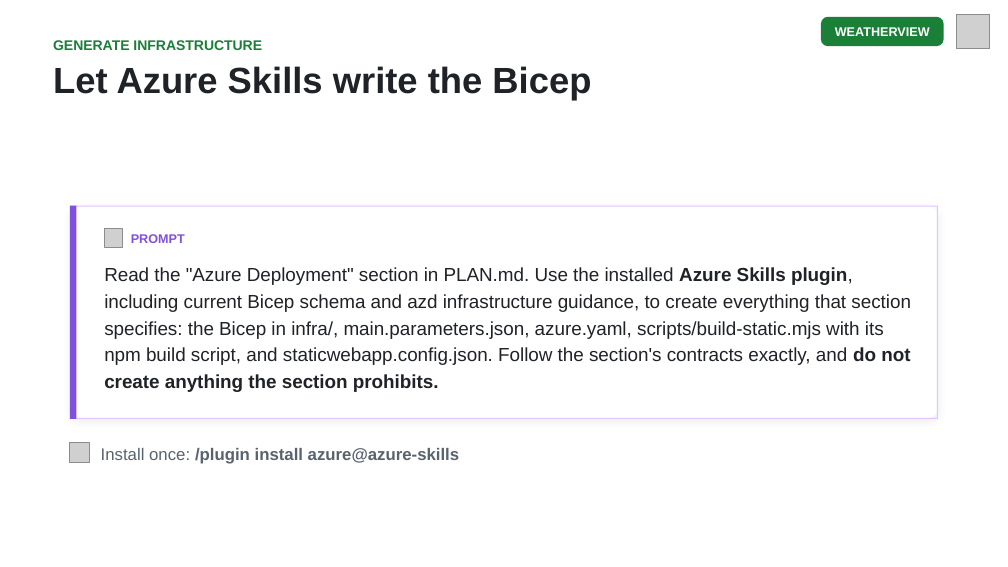
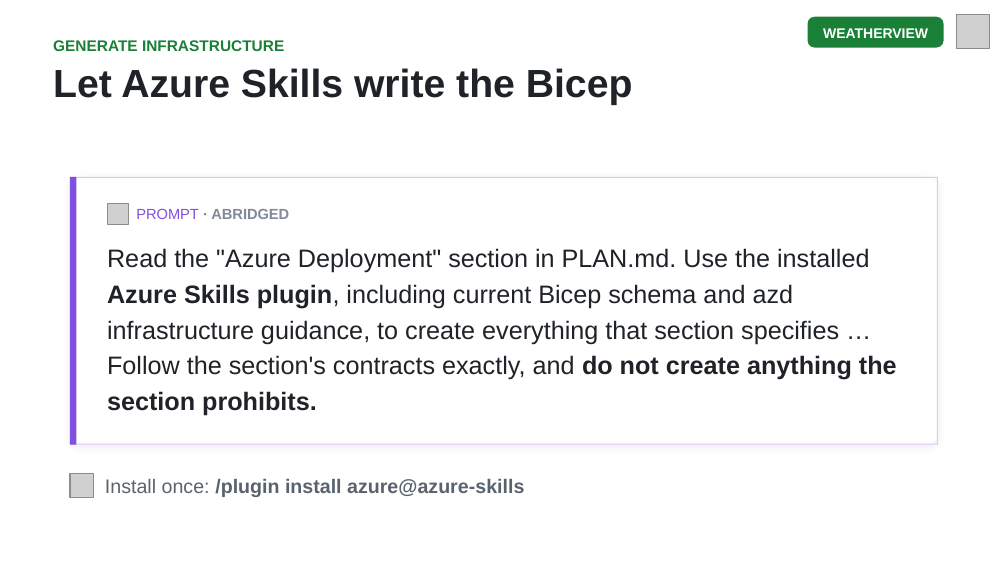
Before and after one commit to DanWahlin/agentic-journeys, a slide deck: slide 19 of slides/01-weather-view.pptx. Drawn at 1008x567 pixels with LibreOffice and Linux fonts; fonts in the diff are those of the drawing; grey boxes stand for pictures. Boxes give left, top, right and bottom in pixels: in the first picture for what was removed or moved away, otherwise in the second. Text is boxed around its words. In the diff, an @@ line names an element or a change of style, - is before the commit and + after.

```diff
--- a/slides/01-weather-view.pptx
+++ b/slides/01-weather-view.pptx
@@ rounded rectangle at (807,17,943,48): proportions changed @@
@@ rounded rectangle: place and size @@
-rounded rectangle at (821,17,943,46)
+rounded rectangle at (807,17,943,48)
@@ text "WEATHERVIEW": place and size @@
-text "WEATHERVIEW" at (835,27,930,36)
+text "WEATHERVIEW" at (823,28,928,38)
@@ text "WEATHERVIEW" at (823,28,928,38): size 9 to 10 pt @@
@@ text "GENERATE INFRASTRUCTURE" at (53,40,284,51): size 10 to 11 pt @@
@@ text "Let Azure Skills write the ..." at (53,68,633,105): size 26 to 28 pt; line spacing 31pt to 33pt @@
@@ rounded rectangle: place and size @@
-rounded rectangle at (70,206,937,419)
+rounded rectangle at (70,177,937,446)
@@ rounded rectangle at (70,177,937,446): proportions changed @@
@@ line moved from (70, 206) - (938, 206) to (70, 177) - (938, 177) @@
@@ line moved from (74, 206) - (74, 419) to (74, 177) - (74, 445) @@
@@ line moved from (937, 206) - (937, 419) to (937, 177) - (937, 445) @@
@@ picture: place and size @@
-picture at (104,229,122,247)
+picture at (107,204,128,225)
@@ text at (136,209,289,219): text changed; size 9 to 10.5 pt; text colour #8250DF to #818B98 @@
-PROMPT
+PROMPT · ABRIDGED
@@ text at (107,248,897,416): text changed; size 13.5 to 18 pt @@
-Read the "Azure Deployment" section in PLAN.md. Use the installed Azure Skills plugin, including current Bicep schema and azd infrastructure guidance, to create everything that section specifies: the Bicep in infra/, main.parameters.json, azure.yaml, scripts/build-static.mjs with its npm build script, and staticwebapp.config.json. Follow the section's contracts exactly, and do not create anything the section prohibits.
+Read the "Azure Deployment" section in PLAN.md. Use the installed Azure Skills plugin, including current Bicep schema and azd infrastructure guidance, to create everything that section specifies … Follow the section's contracts exactly, and do not create anything the section prohibits.
@@ line moved from (70, 418) - (938, 418) to (70, 445) - (938, 445) @@
@@ picture: place and size @@
-picture at (70,443,89,462)
+picture at (70,474,94,498)
@@ text "Install once: /plugin install azure@azure-skills": place and size @@
-text "Install once: /plugin install azure@azure-skills" at (101,448,459,464)
+text "Install once: /plugin install azure@azure-skills" at (105,479,524,497)
@@ text "Install once: /plugin install azure@azure-skills" at (105,479,524,497): size 12 to 14 pt; line spacing 16pt to 18pt @@
```
Also in this commit, not shown: 23 other slides changed, 7 other files.
